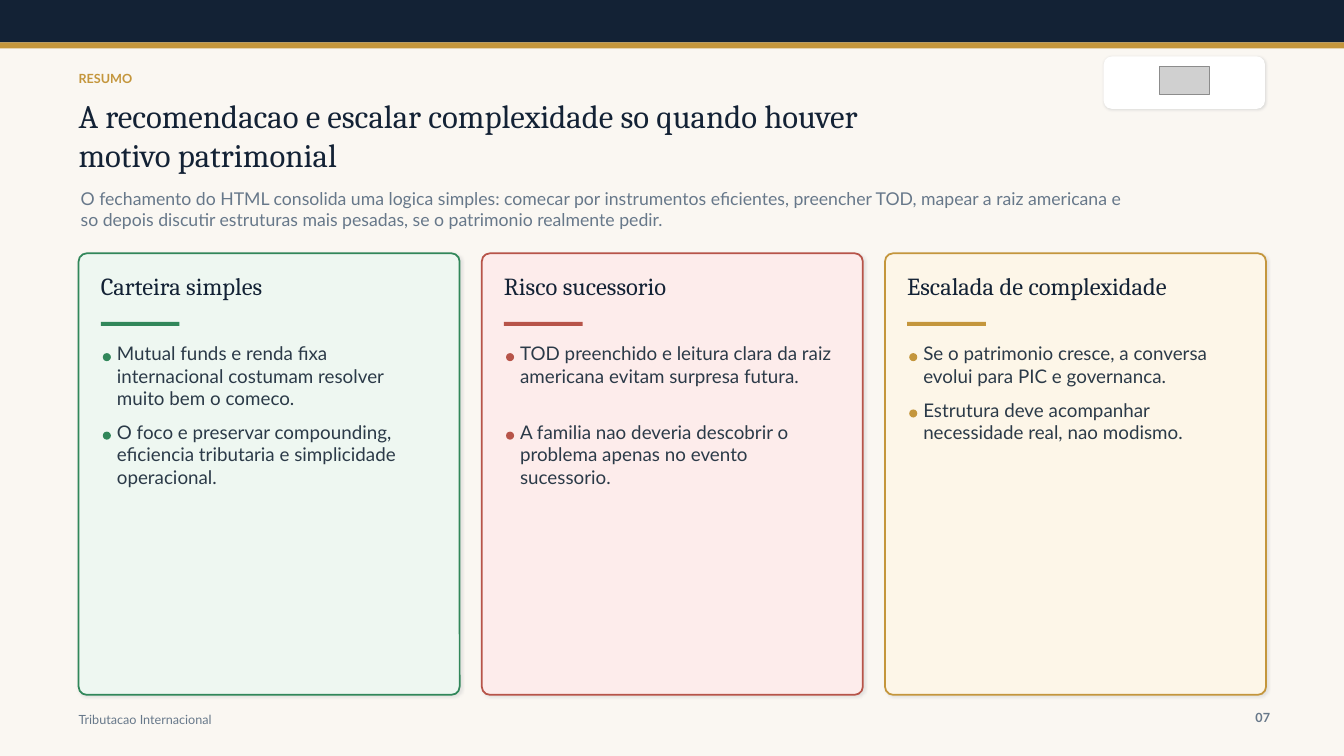
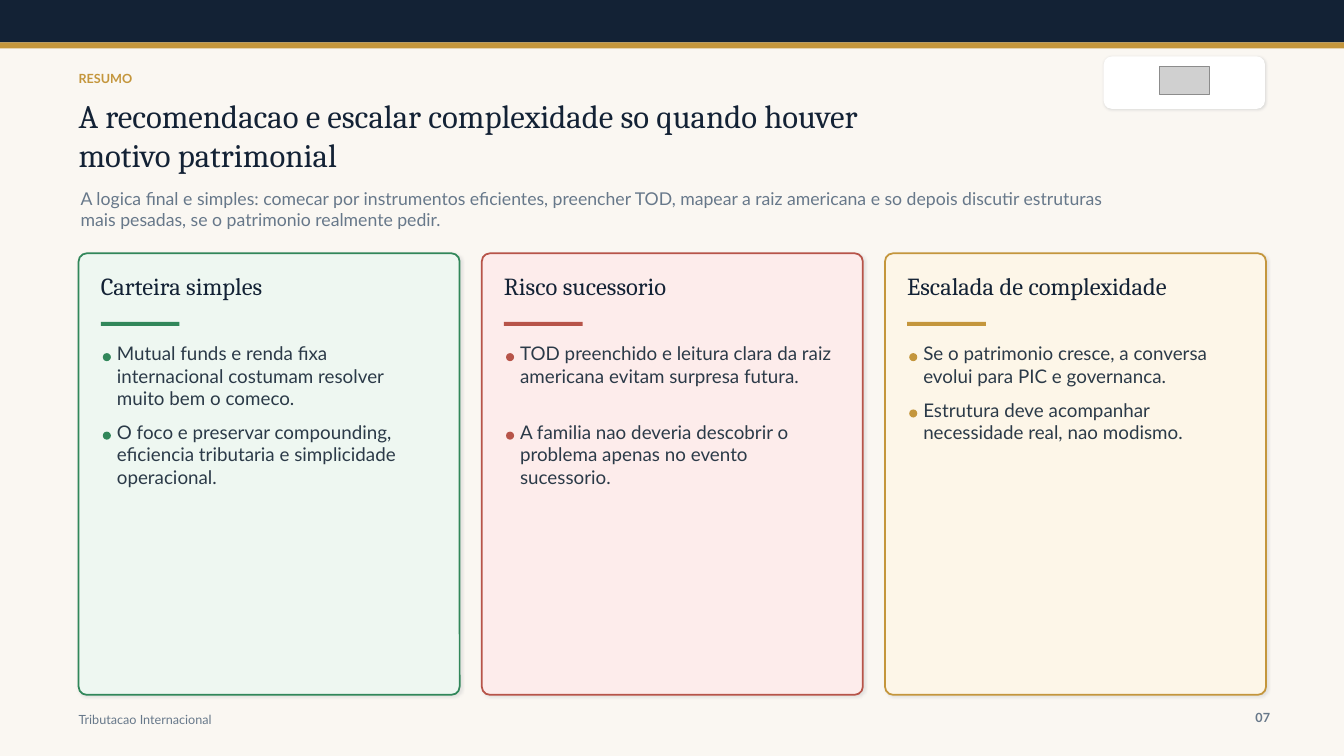
Before and after one commit to ArturLauriano/ApresentacaoOffshore, a slide deck: slide 7 of materials/presentations/tributacao-investimentos-internacionais-apresentacao.pptx. Drawn at 1344x756 pixels with LibreOffice and Linux fonts; fonts in the diff are those of the drawing; grey boxes stand for pictures. Boxes give left, top, right and bottom in pixels: in the first picture for what was removed or moved away, otherwise in the second. Text is boxed around its words. In the diff, an @@ line names an element or a change of style, - is before the commit and + after.

Commit message:
Refine PPT decks with HTML visuals

```diff
--- a/materials/presentations/tributacao-investimentos-internacionais-apresentacao.pptx
+++ b/materials/presentations/tributacao-investimentos-internacionais-apresentacao.pptx
@@ text at (x1=81, y1=192, x2=1102, y2=229): text changed @@
-O fechamento do HTML consolida uma logica simples: comecar por instrumentos eficientes, preencher TOD, mapear a raiz americana e so depois discutir estruturas mais pesadas, se o patrimonio realmente pedir.
+A logica final e simples: comecar por instrumentos eficientes, preencher TOD, mapear a raiz americana e so depois discutir estruturas mais pesadas, se o patrimonio realmente pedir.
```
Also in this commit, not shown: 5 other slides changed, 4 other files.
